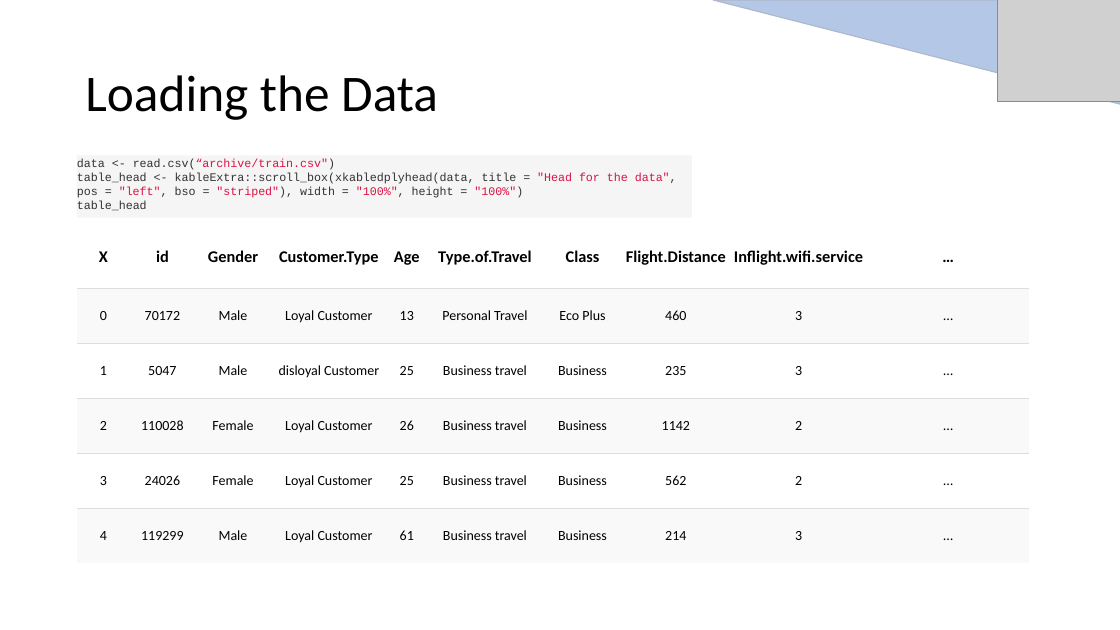
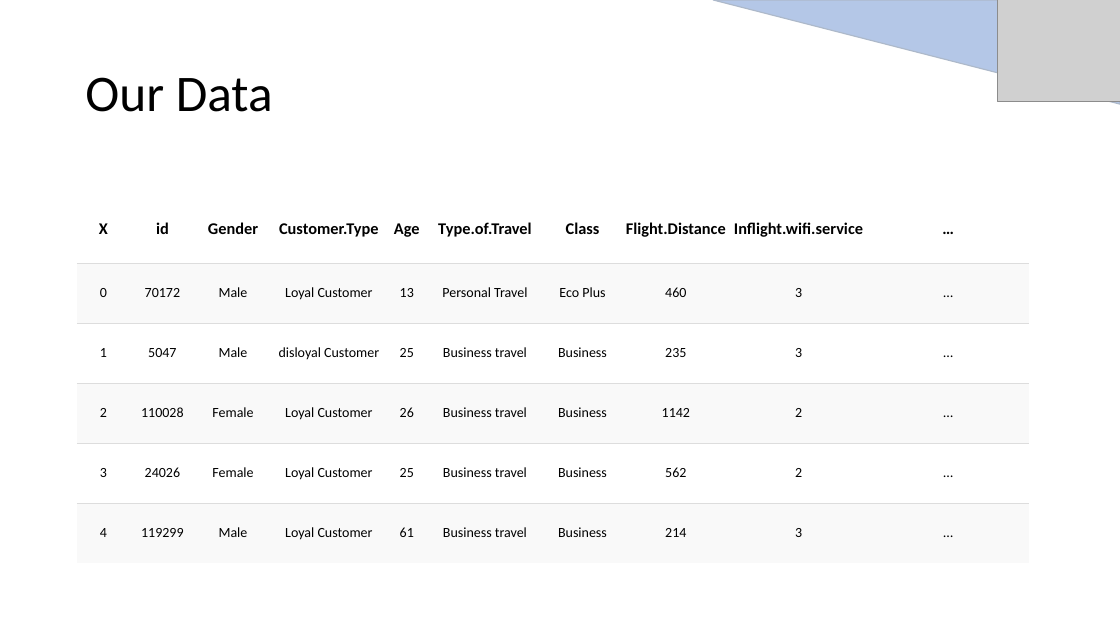
Before and after one commit to parv-bhargava/DATS_6101_13_mid_term_project, a slide deck: slide 4 of Presentation/DATS6101_Midterm_Presentation.pptx. Drawn at 1120x630 pixels with LibreOffice and Linux fonts; fonts in the diff are those of the drawing; grey boxes stand for pictures. Boxes give left, top, right and bottom in pixels: in the first picture for what was removed or moved away, otherwise in the second. Text is boxed around its words. In the diff, an @@ line names an element or a change of style, - is before the commit and + after.

```diff
--- a/Presentation/DATS6101_Midterm_Presentation.pptx
+++ b/Presentation/DATS6101_Midterm_Presentation.pptx
@@ title at box(85, 77, 273, 112): text changed @@
-Loading the Data
+Our Data
@@ rectangle removed at box(77, 155, 692, 218) @@
-data <- read.csv(“archive/train.csv")
-table_head <- kableExtra::scroll_box(xkabledplyhead(data, title = "Head for the data",
-pos = "left", bso = "striped"), width = "100%", height = "100%")
-table_head
@@ table: place and size @@
-table at box(77, 226, 1029, 564)
+table at box(77, 195, 1029, 563)
```
Also in this commit, not shown: 4 other slides changed, 1 slide added, 1 other file.
